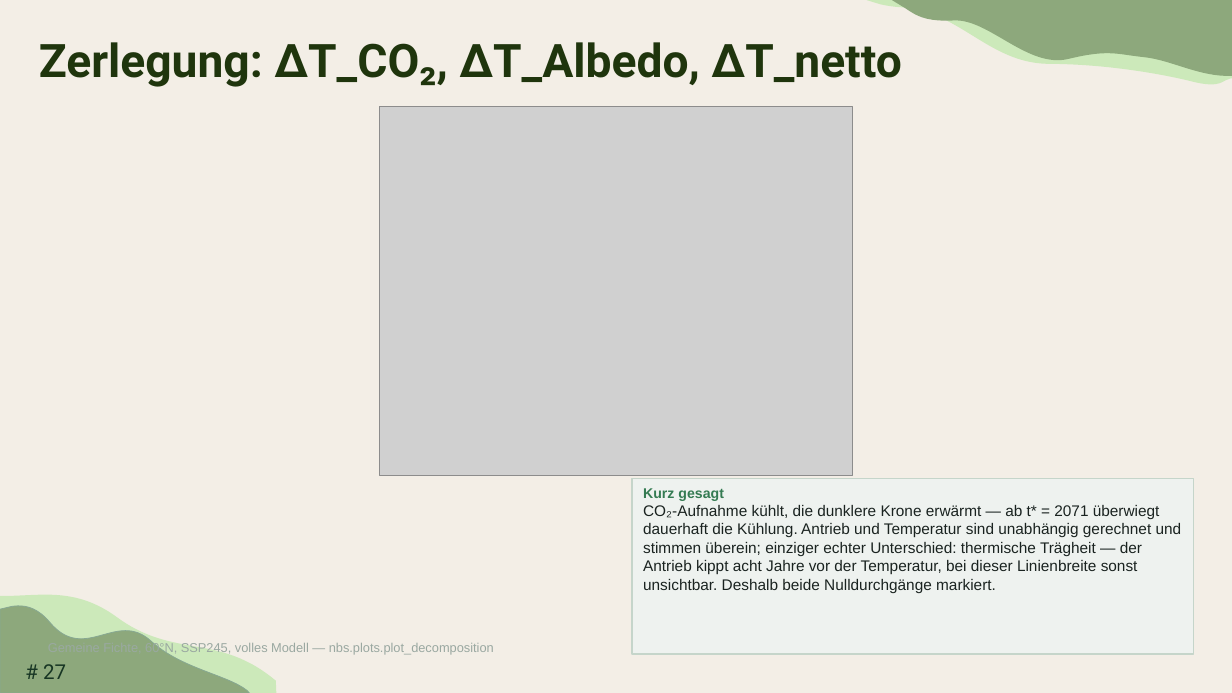
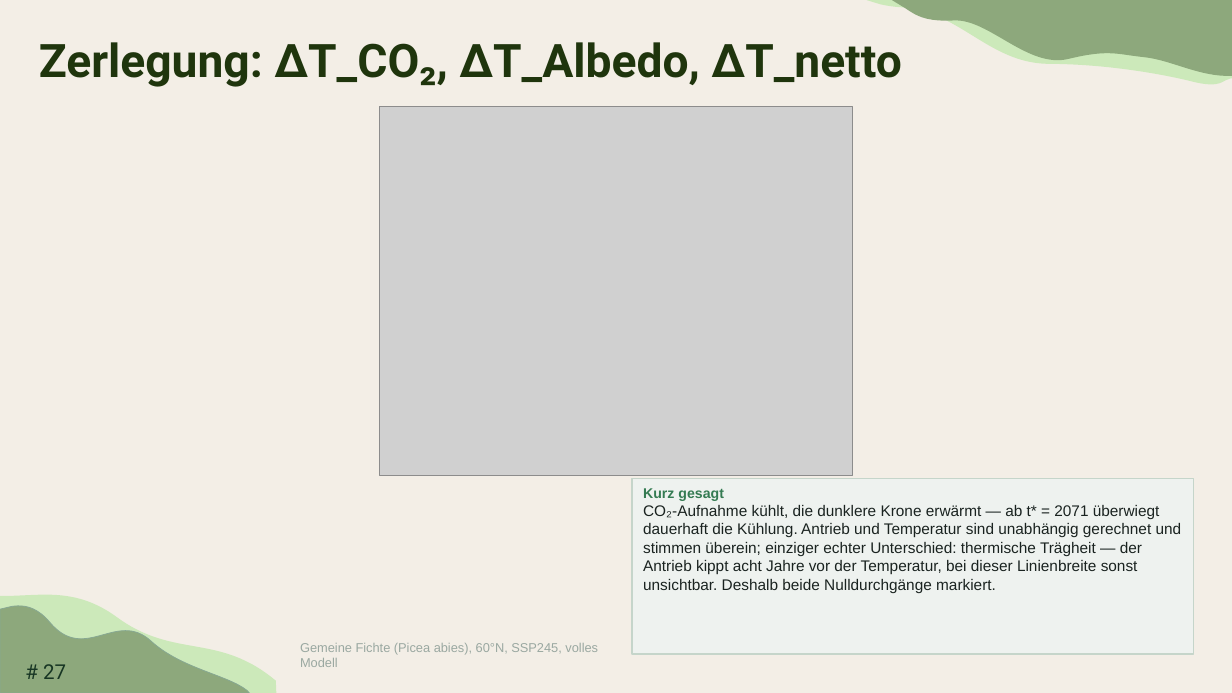
Before and after one commit to TimoDiepers/woodway, a slide deck: slide 27 of docs/slides/dissvortrag.pptx. Drawn at 1232x693 pixels with LibreOffice and Linux fonts; fonts in the diff are those of the drawing; grey boxes stand for pictures. Boxes give left, top, right and bottom in pixels: in the first picture for what was removed or moved away, otherwise in the second. Text is boxed around its words. In the diff, an @@ line names an element or a change of style, - is before the commit and + after.

Commit message:
fix: P5's false claim, and implementation-detail Quelle lines on E1-P5
Controller-reported, from rendering slides 27 and 36:

- Slide 36 (P5)'s "Kurz gesagt" box repeated the reverse_1p5() hinweis
  error fixed in the previous commit: "liegen ... ueber der ... eisfreien
  Landflaeche" against a figure whose own bars (9.58/9.76 Gha) sit visibly
  below its own 13 Gha dashed line. Replaced with the correct framing:
  ~75% of Earth's ice-free land, not more than it -- cropland, cities,
  deserts and existing forest included -- keeping the punchline
  unsoftened (afforestation alone still can't hold ssp245 under 1.5C) and
  the corollary (insufficient alone, not worthless).

- Every one of the 12 new result/potential slides (E1-E7, P1-P5) had a
  "Quelle" caption naming an internal function
  (nbs.plots.plot_decomposition, nbs.potential.reverse_1p5(), etc.) --
  an implementation detail, not a citation. Replaced with what belongs
  there: species, site, scenario, and (where the slide has one) the real
  data-source citation (Duveiller et al. 2018; Bastin et al. 2019;
  Veldman et al. 2019; Friedlingstein et al. 2019).

- The Quelle box sat at x=0.42-6.65in, partly behind the slide master's
  decorative wave graphic (bottom-left corner, up to x~2.97in) and was
  barely legible against it. Moved to x=3.15-6.65in, clear of the
  decoration, on all 12 slides.

Re-rendered slides 27 and 36 (and spot-checked 31, 34, 35) after the fix:
both land cleanly, Quelle text fully legible, no new overlap, nothing else
shifted. Slide count unchanged: 79 -> 79.

Fast suite: 278 passed / 2 skipped / 77 deselected (unchanged).

```diff
--- a/docs/slides/dissvortrag.pptx
+++ b/docs/slides/dissvortrag.pptx
@@ text at box(300, 643, 598, 667): text changed @@
-Gemeine Fichte, 60°N, SSP245, volles Modell — nbs.plots.plot_decomposition
+Gemeine Fichte (Picea abies), 60°N, SSP245, volles Modell
```
Also in this commit, not shown: 11 other slides changed.
